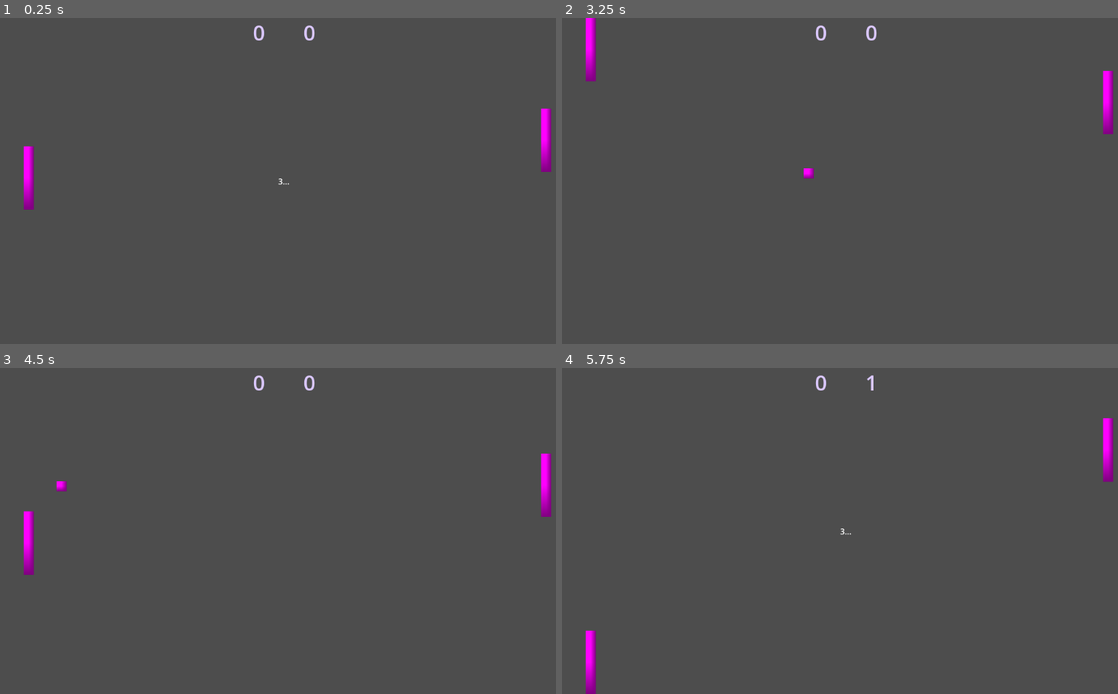
Above: before the commit, frames 1-4 (two rows, left to right).
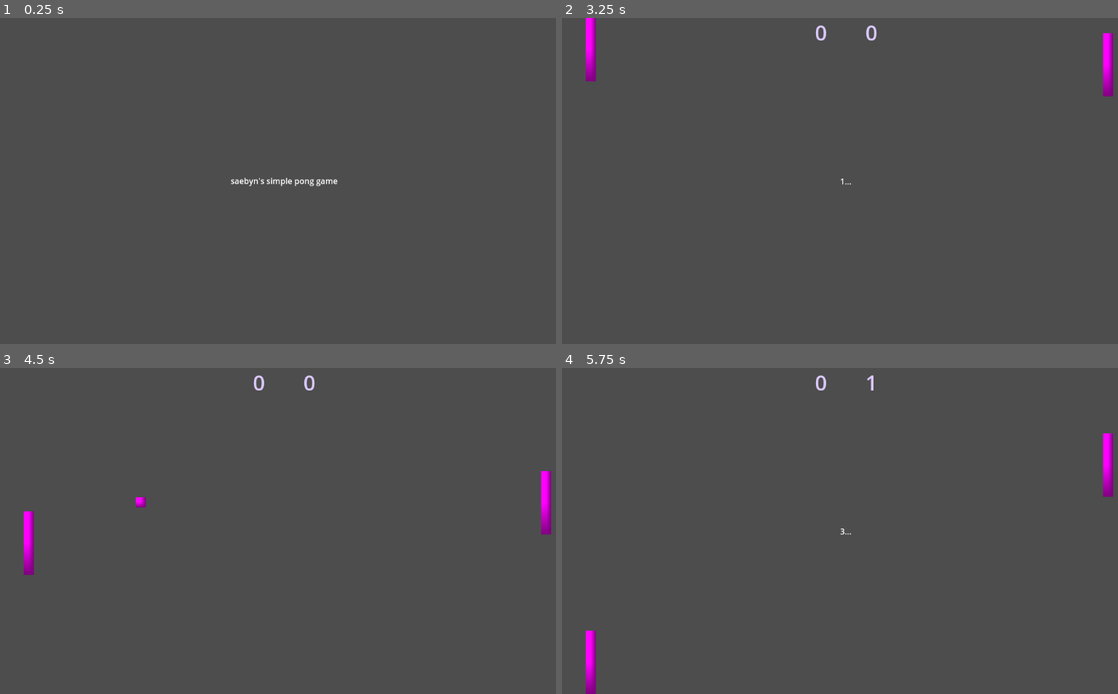
Above: after the commit, the same moments.

Repository: saebyn/godot-pong-game
Game: Godot game, scene res://scenes/splash.tscn
Two runs of this game, one before a commit and one after it. Both use one fixed random seed, a clock stepped at 60 frames per second and the inputs below. Before the commit the project starts from res://main.tscn.
Inputs (mouse positions are in pixels of both pictures, inside the frame that each line leads up to):
- Up to frame 1 (0.25 s): no input
- Up to frame 2 (3.25 s): tap Enter at 0.5 s; move the mouse to (973, 164) at 0.52 s; hold W (move_up) 0.53-1.28 s; click (973, 164) at 0.67 s; move the mouse to (728, 197) at 1.27 s; hold R (move_down) 1.28-2.03 s; click (728, 197) at 1.42 s; move the mouse to (906, 109) at 2.02 s; hold W (move_up) from 2.03 s (still down); click (906, 109) at 2.17 s; move the mouse to (817, 246) at 2.77 s; click (817, 246) at 2.92 s
- Up to frame 3 (4.5 s): move the mouse to (455, 579) at 3.52 s; release W (move_up) at 3.53 s; hold R (move_down) from 3.53 s (still down); click (455, 579) at 3.67 s; move the mouse to (111, 482) at 4.27 s; click (111, 482) at 4.42 s
- Up to frame 4 (5.75 s): keep holding R (move_down); move the mouse to (873, 531) at 5.02 s; click (873, 531) at 5.17 s

The runs differ from the first frame. In frame 1, 1.1% of the frame differs, in the area x 4-100%, y 2-59%; in frame 2, 0.6%; in frame 3, 0.4%; in frame 4, 0.3%.

Commit message:
Add main scene and splash screen with timer functionality

Diff:
--- a/project.godot
+++ b/project.godot
@@ -11,7 +11,7 @@
 [application]
 
 config/name="New Game Project"
-run/main_scene="uid://dhqnm1mlu87hb"
+run/main_scene="uid://cl2mo68h8geqb"
 config/features=PackedStringArray("4.4", "GL Compatibility")
 config/icon="res://icon.svg"
 
--- /dev/null
+++ b/scenes/splash.tscn
@@ -0,0 +1,30 @@
+[gd_scene load_steps=2 format=3 uid="uid://cl2mo68h8geqb"]
+
+[ext_resource type="Script" uid="uid://b5waksogab2fq" path="res://splash.gd" id="1_86pdq"]
+
+[node name="Splash" type="Control"]
+layout_mode = 3
+anchors_preset = 0
+offset_right = 1152.0
+offset_bottom = 648.0
+script = ExtResource("1_86pdq")
+
+[node name="CenterContainer" type="CenterContainer" parent="."]
+layout_mode = 1
+anchors_preset = 15
+anchor_right = 1.0
+anchor_bottom = 1.0
+grow_horizontal = 2
+grow_vertical = 2
+
+[node name="Label" type="Label" parent="CenterContainer"]
+layout_mode = 2
+text = "saebyn's simple pong game"
+
+[node name="Timer" type="Timer" parent="."]
+wait_time = 3.0
+one_shot = true
+autostart = true
+
+[connection signal="gui_input" from="." to="." method="_on_gui_input"]
+[connection signal="timeout" from="Timer" to="." method="_on_timeout"]
--- /dev/null
+++ b/splash.gd
@@ -0,0 +1,16 @@
+extends Control
+
+func exit_splash():
+  #get_tree().change_scene_to_file("res://main_menu.tscn")
+  # for now, just show the main scene
+  get_tree().change_scene_to_file("res://scenes/main.tscn")
+
+func _on_timeout():
+  exit_splash()
+
+func _input(event: InputEvent) -> void:
+  if event is InputEventMouseButton:
+    if event.is_pressed():
+      exit_splash()
+  elif event is InputEventKey:
+    exit_splash()
Not shown: 7 places in scenes/main.tscn that only renumber resources
Not shown, added: splash.gd.uid
